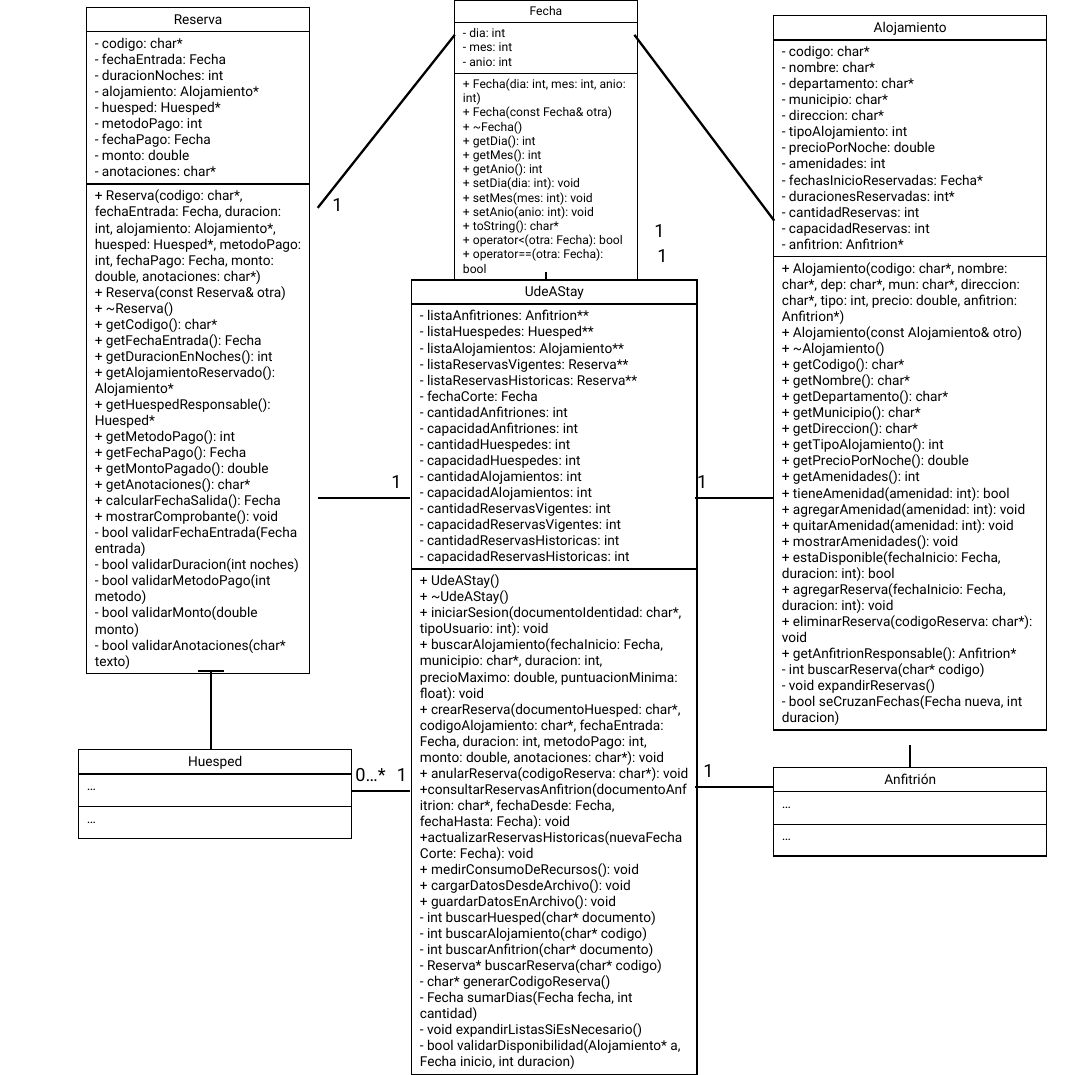
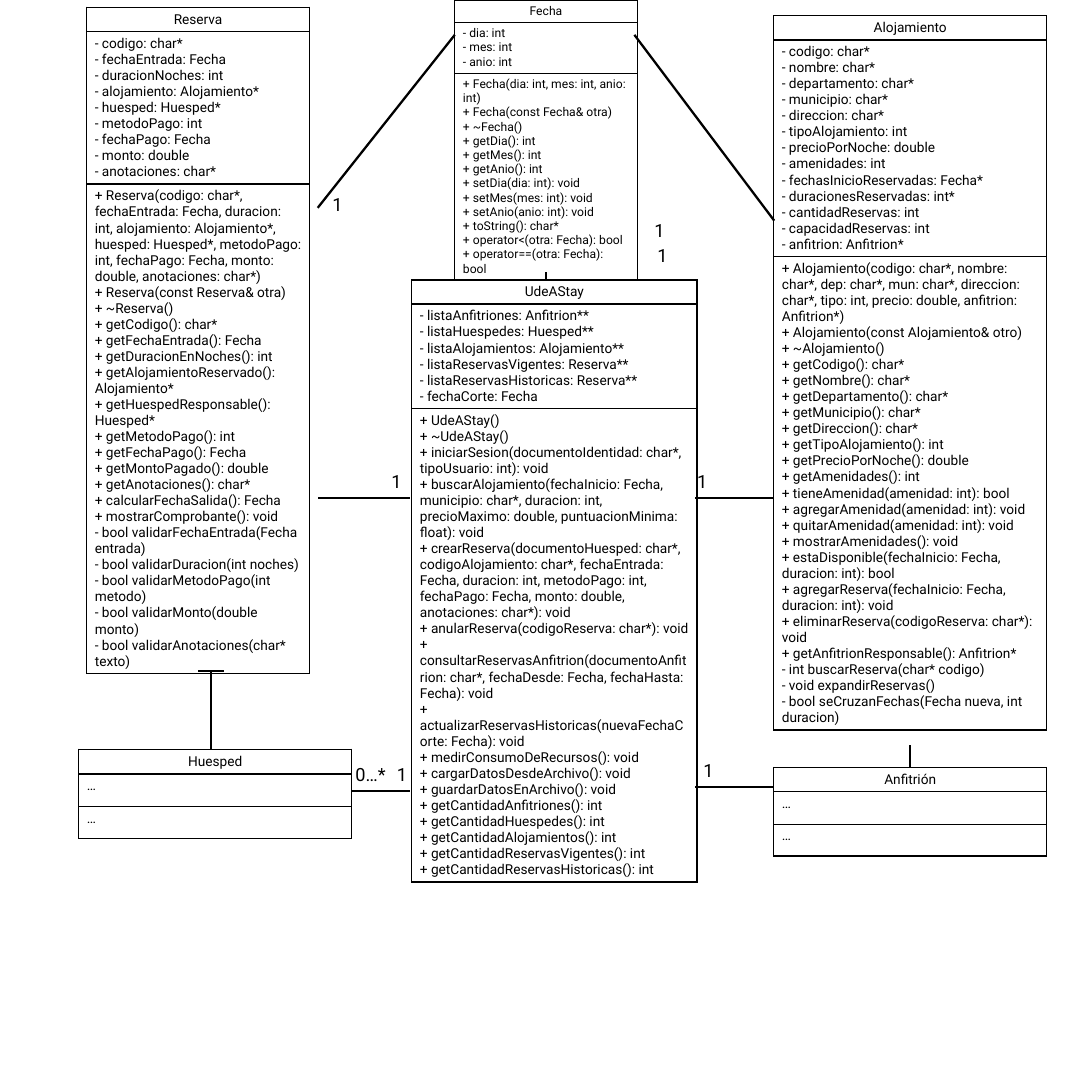
Before and after one commit to Hugo-24/Desafio-2, a slide deck: slide 1 of Documentos/Diagrama de clases .pptx. Drawn at 1092x1075 pixels with LibreOffice and Linux fonts; fonts in the diff are those of the drawing. Boxes give left, top, right and bottom in pixels: in the first picture for what was removed or moved away, otherwise in the second. Text is boxed around its words. In the diff, an @@ line names an element or a change of style, - is before the commit and + after.

Commit message:
Clase UdeAStay casi terminada
    entralización de funciones auxiliares como copiarTexto, sonIguales, iniciaCon, y longitudTexto en un único archivo llamado Funciones.h, eliminándolas de las clases Huesped, Anfitrion, Reserva, Alojamiento y UdeAStay.

    Las clases ahora incluyen Funciones.h y usan estas funciones compartidas para trabajar con texto sin cstring.

    Se añadieron y mejoraron comentarios descriptivos en todos los .h y .cpp explicando el propósito, los atributos y los métodos de cada clase.

    Se corrigieron problemas de memoria dinámica, copias superficiales y destructores incompletos.

    Se homogeneizó el uso de constantes para formatos de código (RSV-0001, HSP-0001, etc.).

🏠 Cambios por clase
🔹 Anfitrion

    Eliminación de funciones de texto internas.

    Integración con Funciones.h.

    Revisión y robustecimiento del constructor, destructor y métodos de copia.

🔹 Alojamiento

    Reemplazo de todas las funciones internas de texto por llamadas a Funciones.h.

    Mejora en manejo de reservas dinámicas (fechas y duraciones).

    Bitmask funcional para amenidades y visualización con nombres.

🔹 Huesped

    Validación de conflictos de reserva por solapamiento de fechas.

    Uso correcto del patrón de diseño de redimensionamiento.

    Actualización de anularReservacion para aceptar fecha y duración (y no código).

🔹 Reserva

    Limpieza completa de funciones de texto internas.

    Uso correcto de constructores y copia profunda.

    Inclusión de getSiguienteId() y setSiguienteId() para persistencia.

🔹 UdeAStay

    Implementación de más de 40 funciones públicas y privadas:

        Carga y guardado en archivos

        Redimensionamientos de listas

        Búsquedas internas y validadas

        Historial, comprobantes, validaciones

    Mejora de métricas internas: totalIteraciones, memoria, archivosAbiertos, lineasLeidas.

```diff
--- a/Documentos/Diagrama de clases .pptx
+++ b/Documentos/Diagrama de clases .pptx
@@ table at (412,280,697,893) @@
-row 2, column 1: - listaAnfitriones: Anfitrion** / - listaHuespedes: Huesped** / - listaAlojamientos: Alojamiento** / - listaReservasVigentes: Reserva** / - listaReservasHistoricas: Reserva** / - fechaCorte: Fecha / - cantidadAnfitriones: int / - capacidadAnfitriones: int / - cantidadHuespedes: int / - capacidadHuespedes: int / - cantidadAlojamientos: int / - capacidadAlojamientos: int / - cantidadReservasVigentes: int / - capacidadReservasVigentes: int / - cantidadReservasHistoricas: int / - capacidadReservasHistoricas: int
+row 2, column 1: - listaAnfitriones: Anfitrion** / - listaHuespedes: Huesped** / - listaAlojamientos: Alojamiento** / - listaReservasVigentes: Reserva** / - listaReservasHistoricas: Reserva** / - fechaCorte: Fecha
-row 3, column 1: + UdeAStay() / + ~UdeAStay() / + iniciarSesion(documentoIdentidad: char*, tipoUsuario: int): void / + buscarAlojamiento(fechaInicio: Fecha, municipio: char*, duracion: int, precioMaximo: double, puntuacionMinima: float): void / + crearReserva(documentoHuesped: char*, codigoAlojamiento: char*, fechaEntrada: Fecha, duracion: int, metodoPago: int, monto: double, anotaciones: char*): void / + anularReserva(codigoReserva: char*): void / +consultarReservasAnfitrion(documentoAnfitrion: char*, fechaDesde: Fecha, fechaHasta: Fecha): void / +actualizarReservasHistoricas(nuevaFechaCorte: Fecha): void / + medirConsumoDeRecursos(): void / + cargarDatosDesdeArchivo(): void / + guardarDatosEnArchivo(): void - int buscarHuesped(char* documento) / - int buscarAlojamiento(char* codigo) / - int buscarAnfitrion(char* documento) / - Reserva* buscarReserva(char* codigo) / - char* generarCodigoReserva() / - Fecha sumarDias(Fecha fecha, int cantidad) / - void expandirListasSiEsNecesario() / - bool validarDisponibilidad(Alojamiento* a, Fecha inicio, int duracion)
+row 3, column 1: + UdeAStay() / + ~UdeAStay() / + iniciarSesion(documentoIdentidad: char*, tipoUsuario: int): void / + buscarAlojamiento(fechaInicio: Fecha, municipio: char*, duracion: int, precioMaximo: double, puntuacionMinima: float): void / + crearReserva(documentoHuesped: char*, codigoAlojamiento: char*, fechaEntrada: Fecha, duracion: int, metodoPago: int, fechaPago: Fecha, monto: double, anotaciones: char*): void / + anularReserva(codigoReserva: char*): void / + consultarReservasAnfitrion(documentoAnfitrion: char*, fechaDesde: Fecha, fechaHasta: Fecha): void / + actualizarReservasHistoricas(nuevaFechaCorte: Fecha): void / + medirConsumoDeRecursos(): void / + cargarDatosDesdeArchivo(): void / + guardarDatosEnArchivo(): void / + getCantidadAnfitriones(): int / + getCantidadHuespedes(): int / + getCantidadAlojamientos(): int / + getCantidadReservasVigentes(): int / + getCantidadReservasHistoricas(): int
```
Also in this commit, not shown: 1 other slide changed, 21 other files.
